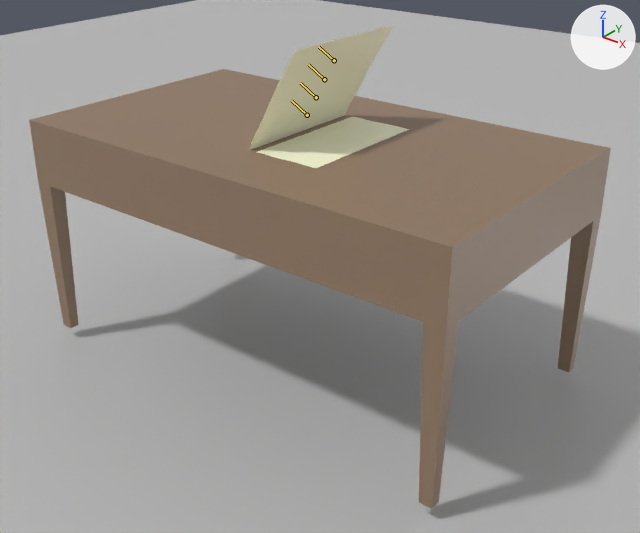
The glTF model assets/book_flip.glb as it was, and as the next commit left it.
The view is the same before and after, from a 50 mm camera at (8.46, -11.26, 4.57) aimed at (-0.34, -0.25, -2.25). Every picture has the same lights, and +X, +Y and +Z are marked at upper right. Both versions are drawn at frame 14 of the action 'page_flip_back_1'; the numbers are the values there. The bones that change are drawn over the model as lines.

Objects in the first picture: 'ground', 'page', 'page2', 'table'.
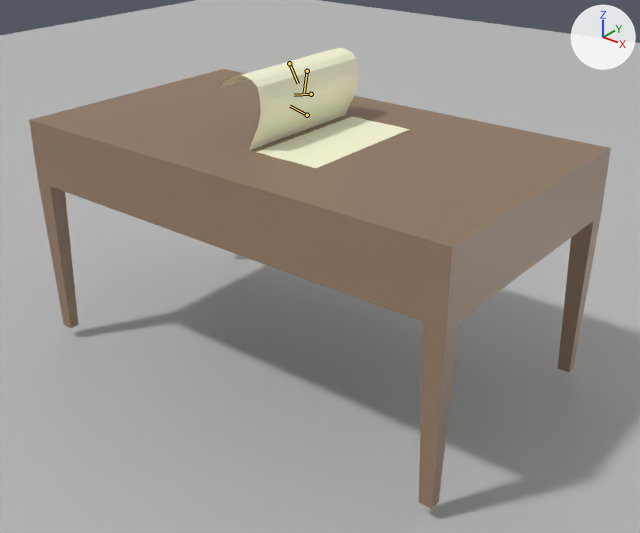
Changed parts and their boxes (x1, y1, x2, y2) in the pictures (640 x 533 px):
'page', posed (19% shorter): before (249, 24, 394, 150); after (219, 48, 358, 150)
bone 'joint3', root to tip: before (307, 115) to (291, 100); after (307, 115) to (290, 106)
bone 'joint4', root to tip: before (316, 97) to (300, 83); after (311, 94) to (294, 95)
bone 'joint5', root to tip: before (324, 79) to (308, 64); after (307, 71) to (304, 93)
bone 'joint6', root to tip: before (334, 60) to (319, 47); after (289, 63) to (298, 83)

The edits, one by one:
Bone 'joint3' (bone_joint3) turns from (0, 0, 2) to (0, 0, 18) degrees about its own x, y and z.
Bone 'joint4' (bone_joint4) turns from (0, 0, 0) to (0, 0, 25) degrees about its own x, y and z.
Bone 'joint5' (bone_joint5) turns from (0, 0, 0) to (0, 0, 68) degrees about its own x, y and z.
Bone 'joint6' (bone_joint6) turns from (0, 0, 0) to (0, 0, 41) degrees about its own x, y and z.
